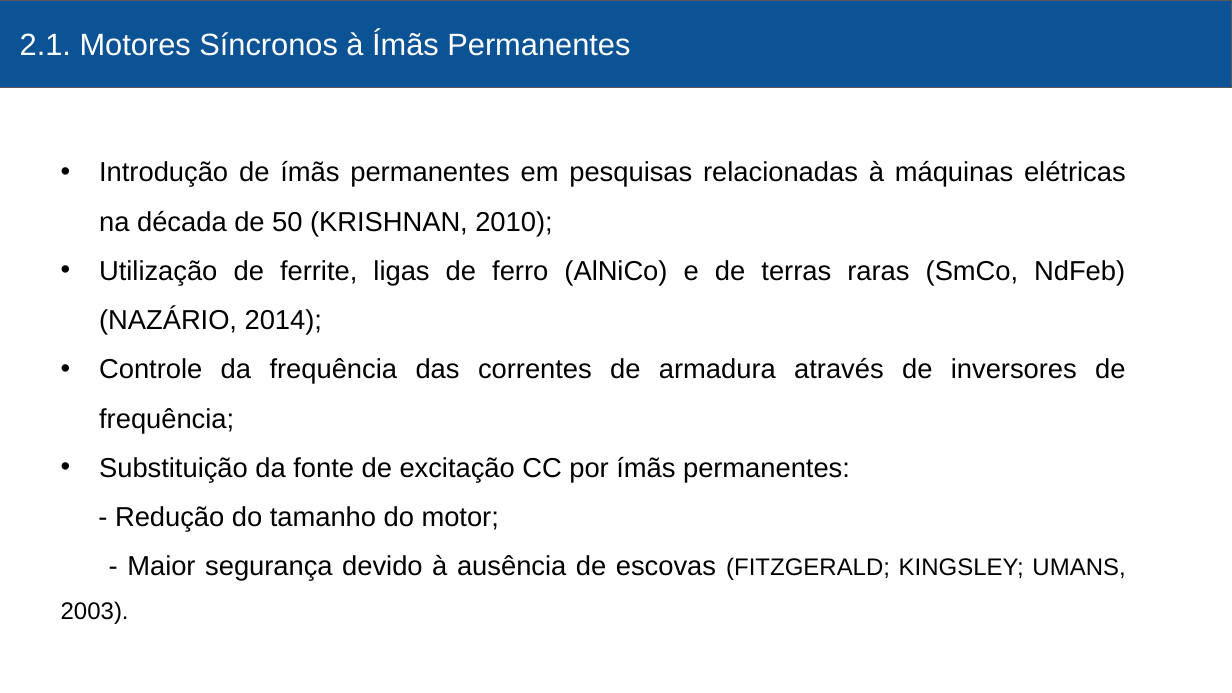
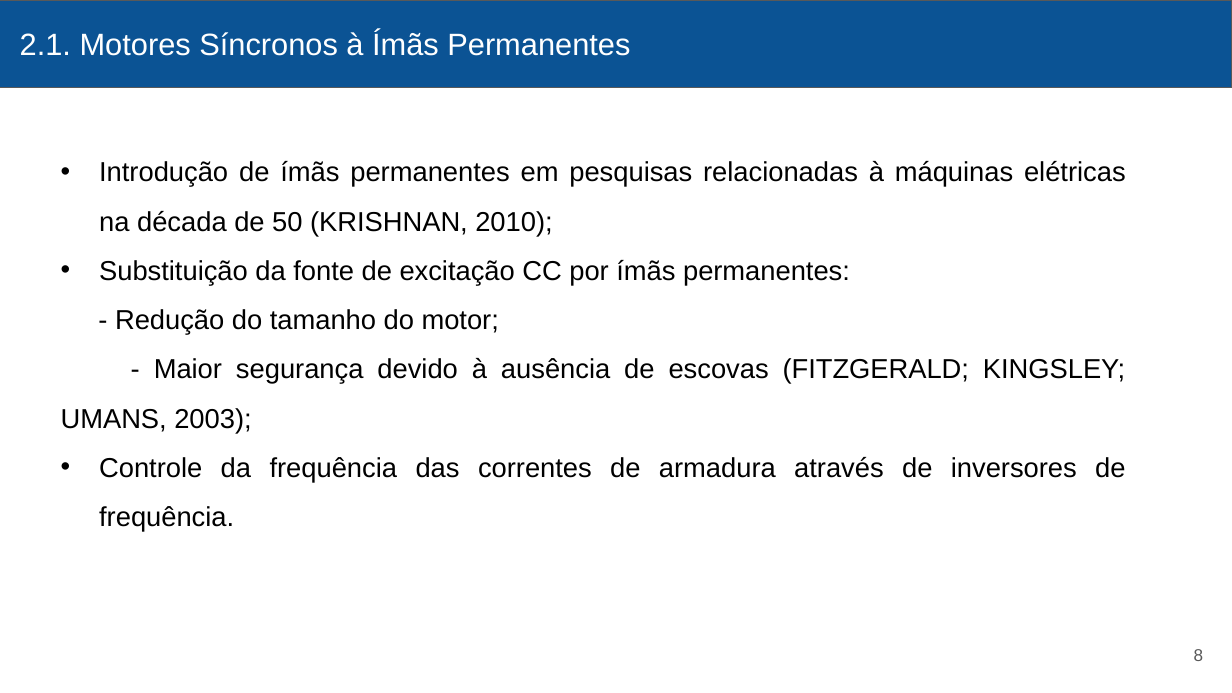
Before and after one commit to victormenegon/texto, a slide deck: slide 8 of ApresentacaoTCC.pptx. Drawn at 1232x693 pixels with LibreOffice and Linux fonts; fonts in the diff are those of the drawing. Boxes give left, top, right and bottom in pixels: in the first picture for what was removed or moved away, otherwise in the second. Text is boxed around its words. In the diff, an @@ line names an element or a change of style, - is before the commit and + after.

```diff
--- a/ApresentacaoTCC.pptx
+++ b/ApresentacaoTCC.pptx
@@ text at [99,260,1125,433]: paragraphs removed @@
-• Utilização de ferrite, ligas de ferro (AlNiCo) e de terras raras (SmCo, NdFeb) (NAZÁRIO, 2014);
-• Controle da frequência das correntes de armadura através de inversores de frequência;
@@ text at [61,358,1125,532]: text changed @@
-  - Maior segurança devido à ausência de escovas (FITZGERALD; KINGSLEY; UMANS, 2003).
+  - Maior segurança devido à ausência de escovas (FITZGERALD; KINGSLEY; UMANS, 2003);
+  • Controle da frequência das correntes de armadura através de inversores de frequência.
@@ page number added at [1194,649,1204,661], 10 pt, text #595959 @@
+8
```
Also in this commit, not shown: 40 other slides changed, 5 slides added, 11 slides removed, 1 other file.
